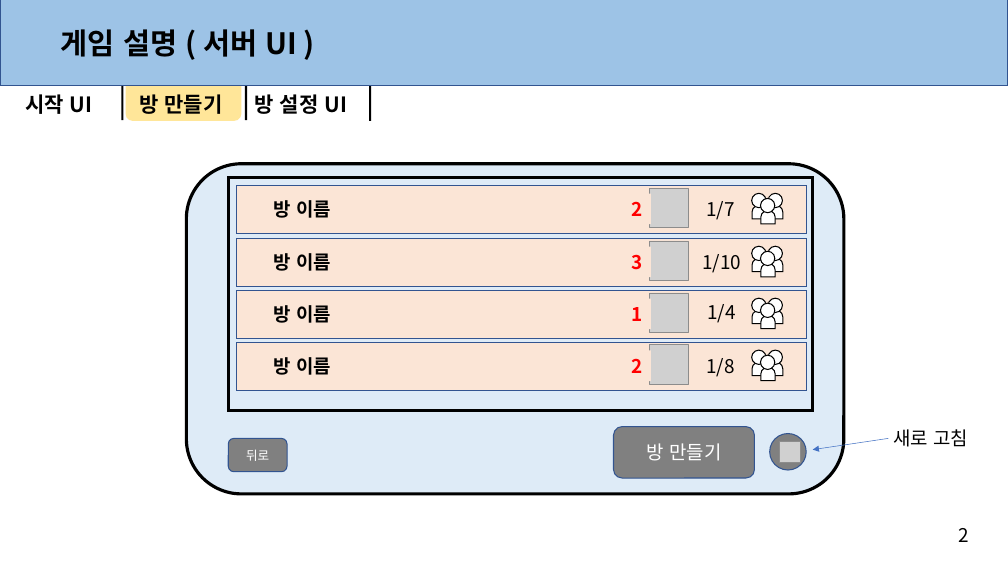
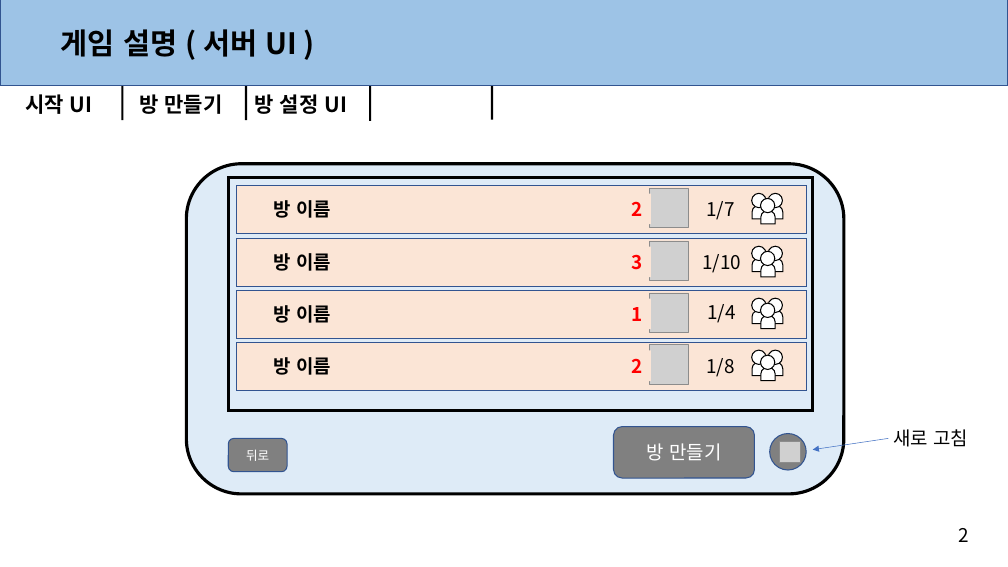
Before and after one commit to anglik0370/EscapeIsland, a slide deck: slide 5 of Document/UI/서버 UI.pptx (slide 3 before the commit). Drawn at 1008x567 pixels with LibreOffice and Linux fonts; fonts in the diff are those of the drawing; grey boxes stand for pictures. Boxes give left, top, right and bottom in pixels: in the first picture for what was removed or moved away, otherwise in the second. Text is boxed around its words. In the diff, an @@ line names an element or a change of style, - is before the commit and + after.

```diff
--- a/Document/UI/서버 UI.pptx
+++ b/Document/UI/서버 UI.pptx
@@ rounded rectangle removed at (x1=126, y1=78, x2=241, y2=121) @@
@@ rectangle added at (x1=491, y1=84, x2=493, y2=120), fill #000000 @@
```
Also in this commit, not shown: 2 other slides changed, 2 slides added, 3 other files.
